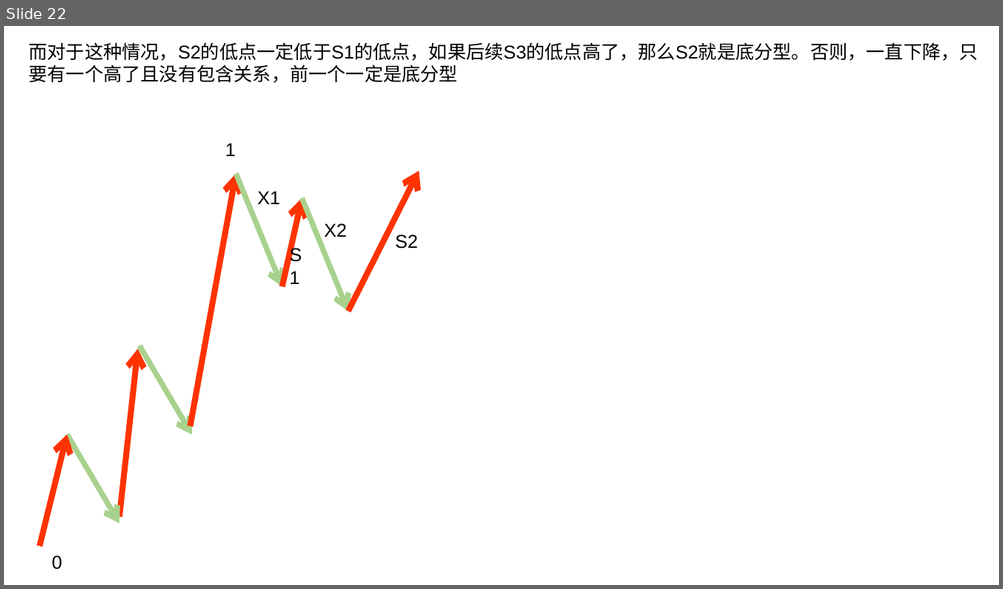
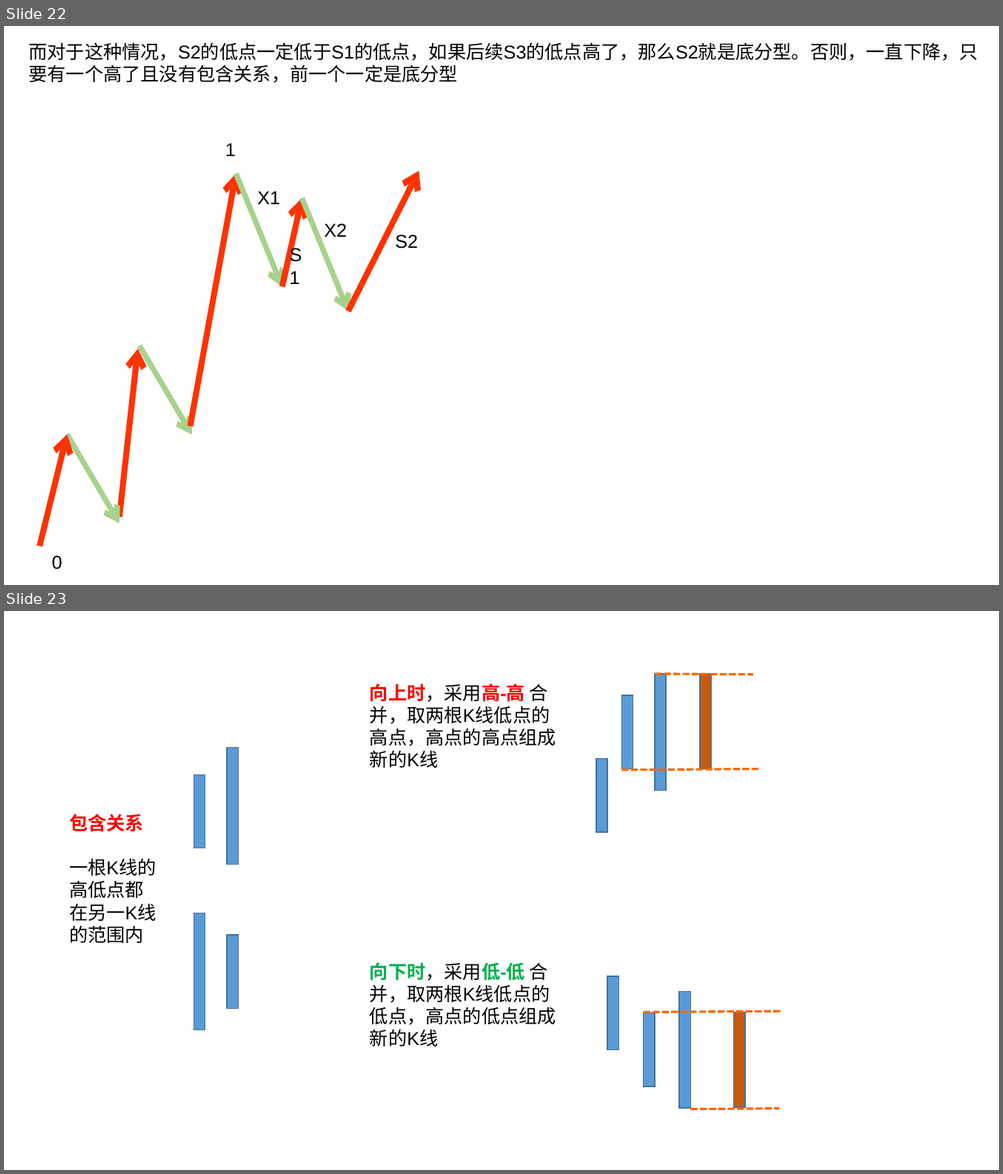
Before and after one commit to xitongsys/notes, a slide deck: finance/chanlun/charts.pptx. Shown one above the other, each under a label of ours: slide 22 before the commit, slides 22 and 23 after it. The pictures are 1003x589 and 1003x1174 pixels, drawn with LibreOffice and Linux fonts; fonts in the diff are those of the drawing. Boxes give left, top, right and bottom in pixels: in the first picture for what was removed or moved away, otherwise in the second. Text is boxed around its words. In the diff, an @@ line names an element or a change of style, - is before the commit and + after.

```diff
--- a/finance/chanlun/charts.pptx
+++ b/finance/chanlun/charts.pptx
@@ slide 23 added at [4, 611, 999, 1170], background #FFFFFF @@
@@ rectangle added at [654, 674, 666, 791], fill #5B9BD5, outline #43739E 1 pt @@
@@ line added from (654, 674) to (753, 675), #FF6600 2.25 pt dashed @@
@@ rectangle added at [700, 674, 711, 769], fill #C55A11, outline #43739E 1 pt @@
@@ text added at [370, 684, 556, 768], 18 pt, text #000000 @@
+向上时，采用高-高 合并，取两根K线低点的高点，高点的高点组成新的K线
@@ rectangle added at [622, 695, 633, 769], fill #5B9BD5, outline #43739E 1 pt @@
@@ rectangle added at [227, 748, 239, 865], fill #5B9BD5, outline #43739E 1 pt @@
@@ rectangle added at [597, 759, 608, 832], fill #5B9BD5, outline #43739E 1 pt @@
@@ rectangle added at [194, 775, 205, 849], fill #5B9BD5, outline #43739E 1 pt @@
@@ line added from (622, 770) to (759, 769), #FF6600 2.25 pt dashed @@
@@ text added at [69, 814, 156, 876], 18 pt, text #000000 @@
+包含关系
+一根K线的高低点都在另一K线的范围内
@@ rectangle added at [194, 913, 205, 1031], fill #5B9BD5, outline #43739E 1 pt @@
@@ rectangle added at [227, 936, 239, 1009], fill #5B9BD5, outline #43739E 1 pt @@
@@ text added at [370, 963, 556, 1047], 18 pt, text #000000 @@
+向下时，采用低-低 合并，取两根K线低点的低点，高点的低点组成新的K线
@@ rectangle added at [608, 977, 619, 1051], fill #5B9BD5, outline #43739E 1 pt @@
@@ rectangle added at [679, 991, 691, 1109], fill #5B9BD5, outline #43739E 1 pt @@
@@ rectangle added at [643, 1013, 654, 1087], fill #5B9BD5, outline #43739E 1 pt @@
@@ line added from (643, 1012) to (781, 1011), #FF6600 2.25 pt dashed @@
@@ rectangle added at [734, 1012, 745, 1108], fill #C55A11, outline #43739E 1 pt @@
@@ line added from (691, 1110) to (780, 1109), #FF6600 2.25 pt dashed @@
```
Also in this commit, not shown: 3 other slides added, 6 other files.
